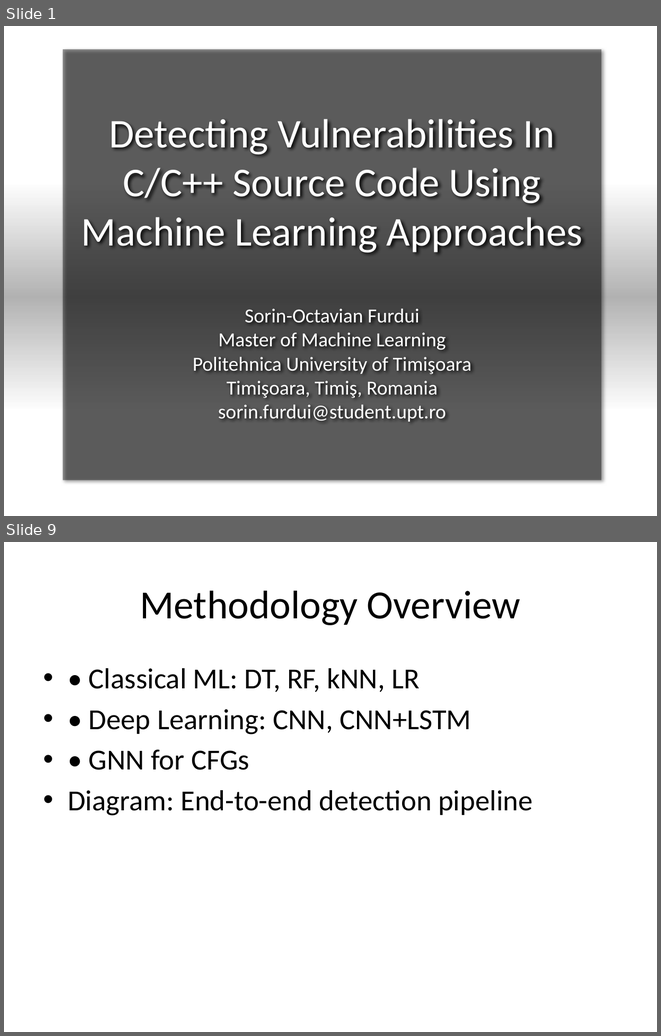
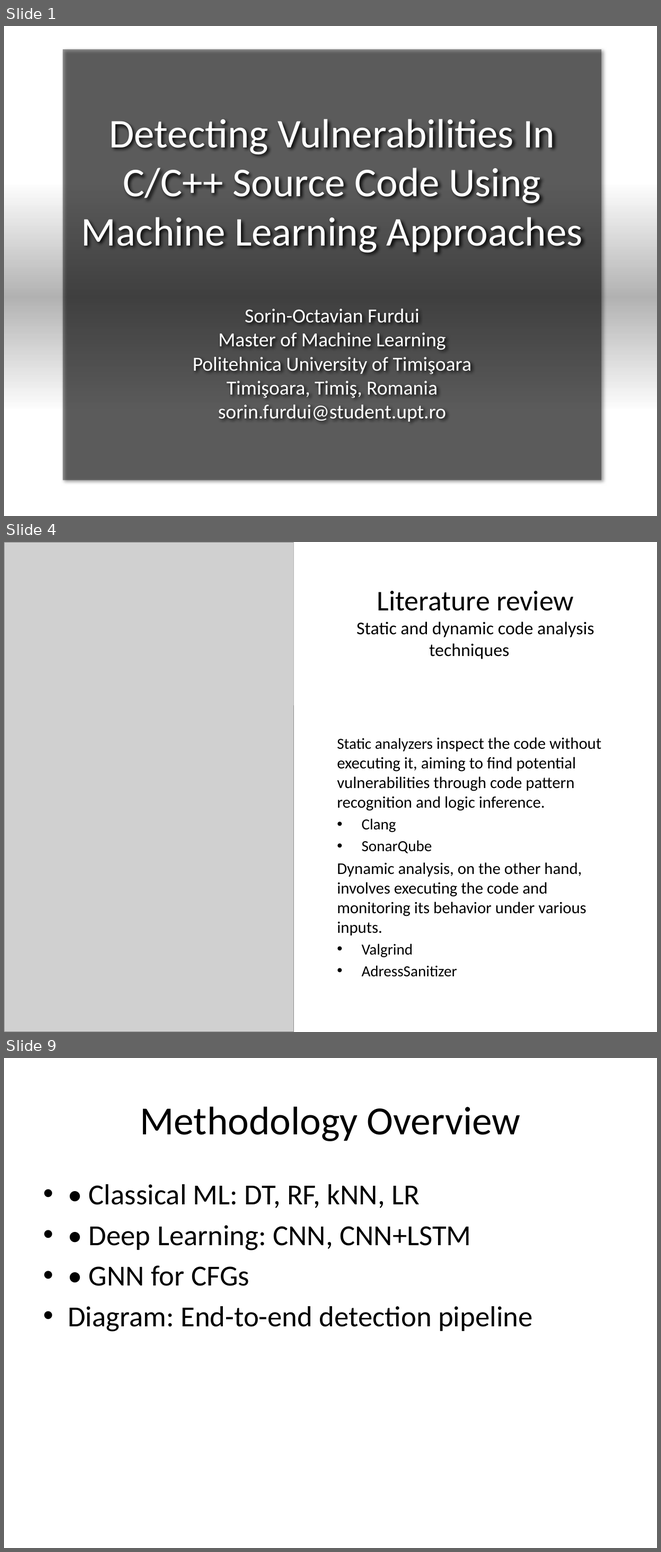
Before and after one commit to TaviFurdui/detecting-vulnerabilities-using-ml, a slide deck: Presentation.pptx. Shown one above the other, each under a label of ours: slides 1 and 9 before the commit, slides 1, 4 and 9 after it; the slides between them are not shown. The pictures are 661x1036 and 661x1552 pixels, drawn with LibreOffice and Linux fonts; fonts in the diff are those of the drawing; grey boxes stand for pictures; background and template pictures are left out. Boxes give left, top, right and bottom in pixels: in the first picture for what was removed or moved away, otherwise in the second. Text is boxed around its words. In the diff, an @@ line names an element or a change of style, - is before the commit and + after.

```diff
--- a/Presentation.pptx
+++ b/Presentation.pptx
@@ slide 4 added at <box>4,542,657,1032</box>, background #FFFFFF @@
@@ picture added at <box>4,542,294,1032</box> @@
@@ rectangle added at <box>294,542,657,705</box>, fill #FFFFFF @@
@@ title added at <box>356,591,594,659</box>, 19.8 pt, text #000000 @@
+Literature review
+Static and dynamic code analysis techniques
@@ text added at <box>337,737,601,977</box>, 18 pt, text #000000 @@
+Static analyzers inspect the code without executing it, aiming to find potential vulnerabilities through code pattern recognition and logic inference.
+• Clang
+• SonarQube
+Dynamic analysis, on the other hand, involves executing the code and monitoring its behavior under various inputs.
+• Valgrind
+• AdressSanitizer
```
Also in this commit, not shown: 2 slides changed, 3 other slides added, 4 slides removed.
